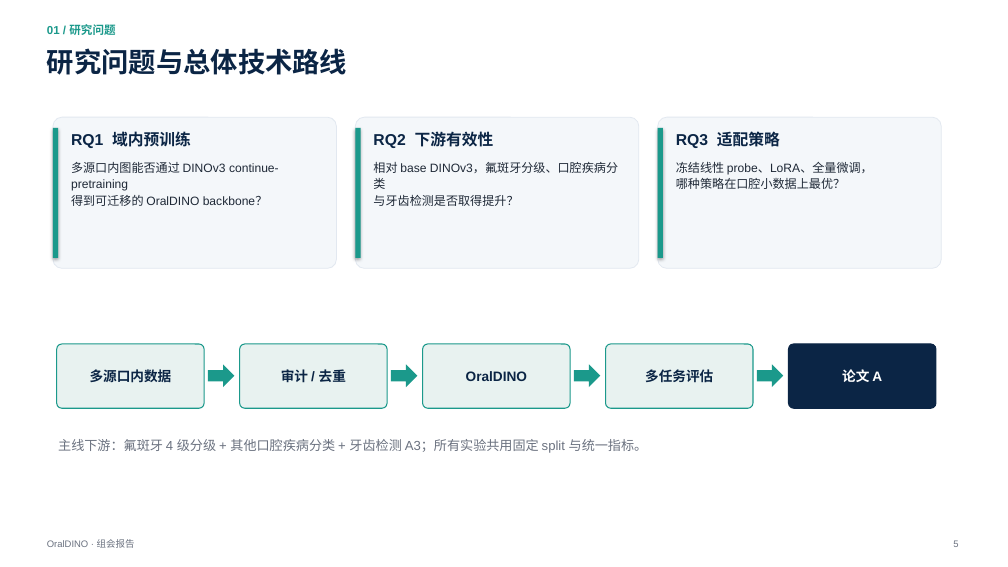
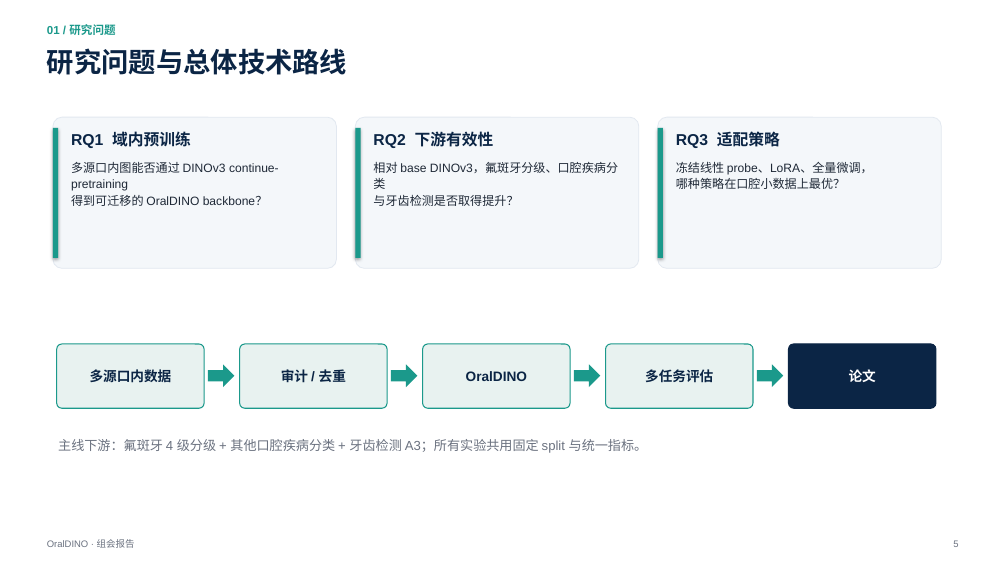
Before and after one commit to XiaoHG/MRG-05-Tooth-Seg, a slide deck: slide 5 of group-meeting/20261111/OralDINO_group_meeting_20261111.pptx. Drawn at 1008x567 pixels with LibreOffice and Linux fonts; fonts in the diff are those of the drawing. Boxes give left, top, right and bottom in pixels: in the first picture for what was removed or moved away, otherwise in the second. Text is boxed around its words. In the diff, an @@ line names an element or a change of style, - is before the commit and + after.

```diff
--- a/group-meeting/20261111/OralDINO_group_meeting_20261111.pptx
+++ b/group-meeting/20261111/OralDINO_group_meeting_20261111.pptx
@@ text in rounded rectangle at [849, 369, 876, 382]: text changed @@
-论文 A
+论文
```
Also in this commit, not shown: 6 other slides changed, 1 other file.
